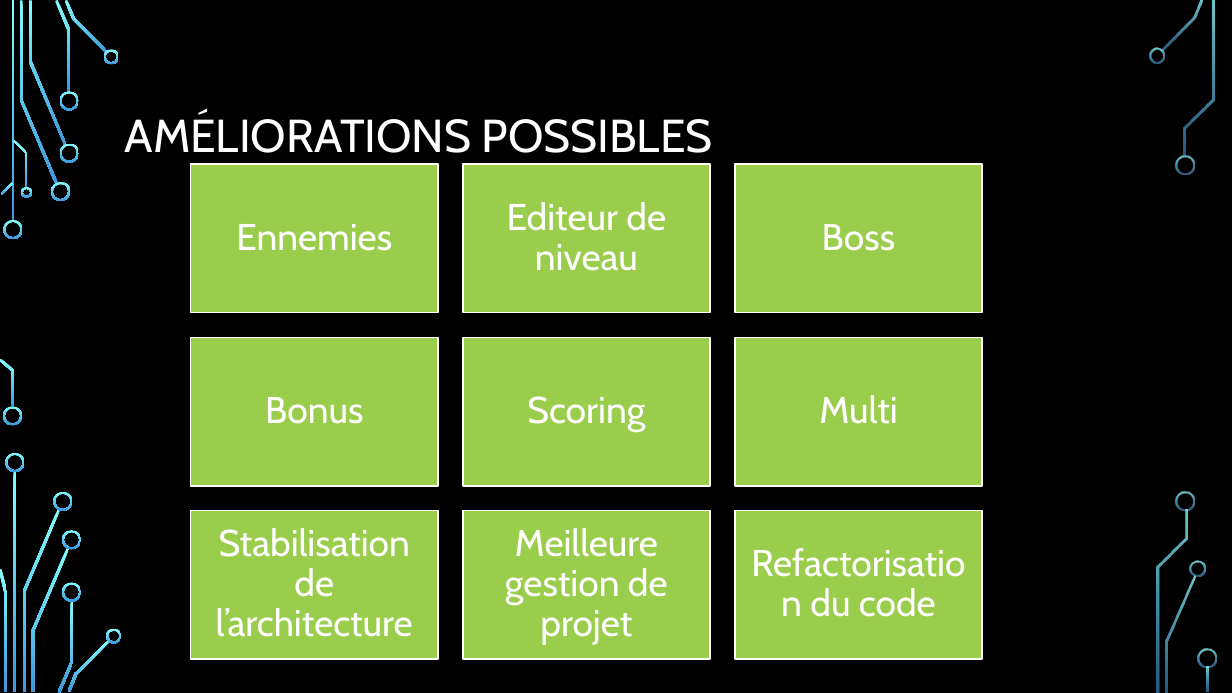
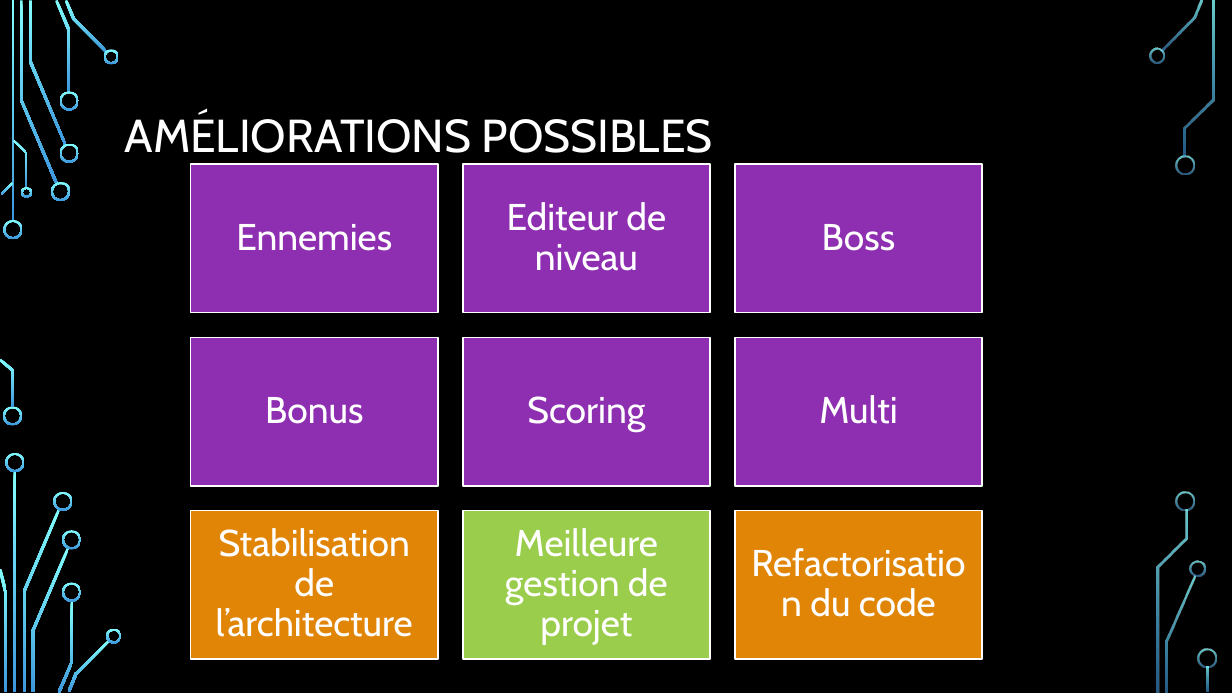
Before and after one commit to gamagora-rushup/rushup, a slide deck: slide 9 of Docs/Rushup.pptx. Drawn at 1232x693 pixels with LibreOffice and Linux fonts; fonts in the diff are those of the drawing; background and template pictures are left out. Boxes give left, top, right and bottom in pixels: in the first picture for what was removed or moved away, otherwise in the second. Text is boxed around its words. In the diff, an @@ line names an element or a change of style, - is before the commit and + after.

```diff
--- a/Docs/Rushup.pptx
+++ b/Docs/Rushup.pptx
@@ fill #9ACD4C to #8E2FB1 in 6 elements at (x1=190, y1=165, x2=438, y2=313), (x1=463, y1=165, x2=711, y2=313), (x1=735, y1=165, x2=982, y2=313), (x1=190, y1=337, x2=438, y2=486), (x1=463, y1=337, x2=711, y2=486), (x1=735, y1=337, x2=982, y2=486) @@
@@ rectangle at (x1=190, y1=510, x2=438, y2=659): fill #9ACD4C to #E18506 @@
@@ rectangle at (x1=735, y1=510, x2=982, y2=659): fill #9ACD4C to #E18506 @@
```
Also in this commit, not shown: 1 slide added, 2 slides removed.
